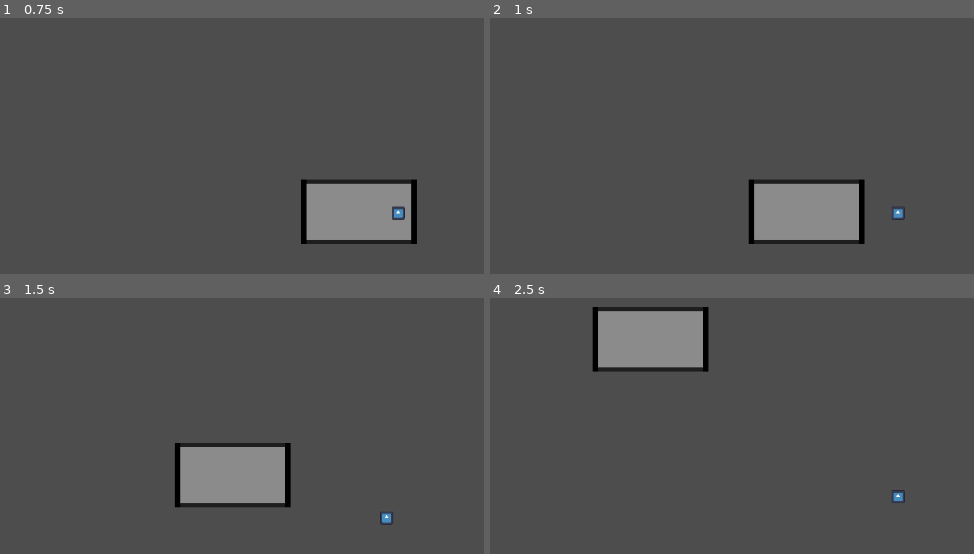
Above: before the commit, frames 1-4 (two rows, left to right).
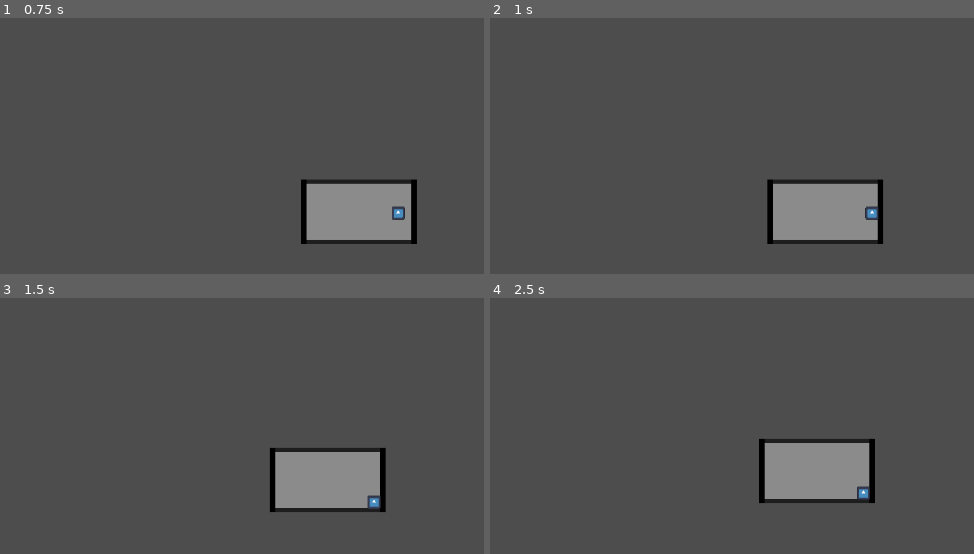
Above: after the commit, the same moments.

Repository: tiihonenleevi/Bachelor-Thesis-Project
Game: Godot game, scene res://scenes/levels/test_level.tscn
Two runs of this game, one before a commit and one after it. Both use one fixed random seed, a clock stepped at 60 frames per second and the inputs below. The engine's default icon, where the game draws it, is replaced by a stand-in: a white triangle on a blue panel in a dark square.
Inputs:
- Up to frame 1 (0.75 s): tap Enter at 0.5 s; hold D (move right) from 0.53 s (still down)
- Up to frame 2 (1 s): keep holding D (move right)
- Up to frame 3 (1.5 s): release D (move right) at 1.28 s; hold S (move down) from 1.28 s (still down)
- Up to frame 4 (2.5 s): release S (move down) at 2.03 s; hold D (move right) from 2.03 s (still down)

Frame 1 is identical in both runs. In frame 2, 2.5% of the frame differs, in the area x 53-86%, y 62-89%; in frame 3, 11%; in frame 4, 12%, in the area x 21-86%, y 3-81%.

Commit message:
Create state machine and start work on first enemy

Diff:
--- a/project.godot
+++ b/project.godot
@@ -14,6 +14,10 @@
 run/main_scene="uid://boei4coxl4qce"
 config/features=PackedStringArray("4.5", "Forward Plus")
 config/icon="res://icon.svg"
+
+[debug]
+
+gdscript/warnings/unused_signal=0
 
 [input]
 
@@ -48,4 +52,6 @@
 
 [layer_names]
 
+2d_physics/layer_1="Environment"
 2d_physics/layer_2="Player"
+2d_physics/layer_3="Enemies"
--- /dev/null
+++ b/scenes/enemies/following_enemy.tscn
@@ -0,0 +1,50 @@
+[gd_scene load_steps=8 format=3 uid="uid://bh2y1ijvkbc20"]
+
+[ext_resource type="Texture2D" uid="uid://dm5iqepxrnqqp" path="res://icon.svg" id="1_0eo00"]
+[ext_resource type="Script" uid="uid://cd118fdk6fxn3" path="res://scripts/enemies/following_enemy.gd" id="1_h52yg"]
+[ext_resource type="Script" uid="uid://ww714qnvrr8c" path="res://scripts/state_machine.gd" id="3_aejsi"]
+[ext_resource type="Script" uid="uid://dlvtkij5ndgoa" path="res://scripts/enemies/enemy_states/wander.gd" id="4_aejsi"]
+
+[sub_resource type="RectangleShape2D" id="RectangleShape2D_gqtkf"]
+size = Vector2(35, 20)
+
+[sub_resource type="SpriteFrames" id="SpriteFrames_aejsi"]
+animations = [{
+"frames": [{
+"duration": 1.0,
+"texture": ExtResource("1_0eo00")
+}],
+"loop": true,
+"name": &"default",
+"speed": 5.0
+}]
+
+[sub_resource type="RectangleShape2D" id="RectangleShape2D_0eo00"]
+size = Vector2(32, 32)
+
+[node name="FollowingEnemy" type="CharacterBody2D"]
+collision_layer = 4
+collision_mask = 3
+script = ExtResource("1_h52yg")
+
+[node name="ShapeCast2D" type="ShapeCast2D" parent="."]
+shape = SubResource("RectangleShape2D_gqtkf")
+target_position = Vector2(0, 100)
+max_results = 1
+collision_mask = 2
+
+[node name="AnimatedSprite2D" type="AnimatedSprite2D" parent="."]
+position = Vector2(-9.536743e-07, -1.999999)
+scale = Vector2(0.24999999, 0.23437501)
+sprite_frames = SubResource("SpriteFrames_aejsi")
+
+[node name="CollisionShape2D" type="CollisionShape2D" parent="."]
+position = Vector2(0, -1)
+shape = SubResource("RectangleShape2D_0eo00")
+
+[node name="StateMachine" type="Node" parent="." node_paths=PackedStringArray("current_state")]
+script = ExtResource("3_aejsi")
+current_state = NodePath("Wander")
+
+[node name="Wander" type="Node" parent="StateMachine"]
+script = ExtResource("4_aejsi")
--- a/scenes/levels/test_level.tscn
+++ b/scenes/levels/test_level.tscn
@@ -7,6 +7,9 @@
 
 [sub_resource type="RectangleShape2D" id="RectangleShape2D_fr1um"]
 size = Vector2(8, 93)
+
+[sub_resource type="PhysicsMaterial" id="PhysicsMaterial_jbqir"]
+absorbent = true
 
 [node name="TestLevel" type="Node2D"]
 
@@ -51,6 +54,7 @@
 [node name="RightWall" type="StaticBody2D" parent="."]
 position = Vector2(159, 0)
 collision_mask = 2
+physics_material_override = SubResource("PhysicsMaterial_jbqir")
 
 [node name="ColorRect" type="ColorRect" parent="RightWall"]
 offset_left = -8.0
--- a/scenes/player.tscn
+++ b/scenes/player.tscn
@@ -7,6 +7,7 @@
 size = Vector2(114.52629, 114.52632)
 
 [node name="Player" type="CharacterBody2D"]
+position = Vector2(1, 0)
 collision_layer = 2
 script = ExtResource("1_g2els")
 
@@ -15,8 +16,9 @@
 scale = Vector2(0.14843753, 0.1484375)
 texture = ExtResource("1_3vyb7")
 
-[node name="CollisionShape2D" type="CollisionShape2D" parent="Sprite2D"]
-position = Vector2(1.4305115e-05, 4.7683716e-06)
+[node name="CollisionShape2D" type="CollisionShape2D" parent="."]
+position = Vector2(-1.4999998, -0.49999976)
+scale = Vector2(0.14843753, 0.1484375)
 shape = SubResource("RectangleShape2D_g2els")
 
 [node name="Camera2D" type="Camera2D" parent="."]
--- /dev/null
+++ b/scripts/enemies/enemy_states/wander.gd
@@ -0,0 +1,14 @@
+extends State
+
+var directions: Array = ["left", "up", "right", "down"]
+
+func enter() -> void:
+	# Calls the State's implementation of enter()
+	super()
+
+func _physics_process(delta: float) -> void:
+	# Check if player is on site
+
+
+	# Get random movement direction
+	var direction = directions.pick_random()
--- /dev/null
+++ b/scripts/enemies/following_enemy.gd
@@ -0,0 +1,7 @@
+extends CharacterBody2D
+
+@onready var state_machine: StateMachine = $StateMachine
+@onready var animations: AnimatedSprite2D = $AnimatedSprite2D
+
+func _ready() -> void:
+	state_machine.init(self, animations)
--- /dev/null
+++ b/scripts/state.gd
@@ -0,0 +1,17 @@
+extends Node
+class_name State
+
+signal change_state(new_state: StringName)
+
+var animation_name: String
+var parent: CharacterBody2D
+var animations: AnimatedSprite2D
+
+## Call when entering the state
+func enter() -> void:
+	# Play the proper animation for the current state
+	animations.play(animation_name)
+
+## Call when exiting state. Handy for clean ups
+func exit() -> void:
+	pass
--- /dev/null
+++ b/scripts/state_machine.gd
@@ -0,0 +1,39 @@
+extends Node
+class_name StateMachine
+
+# Uses export so the initial state can be defined
+@export var current_state: State
+var states: Dictionary = {}
+
+## Called when the node enters the scene tree
+func init(parent: CharacterBody2D, animations: AnimatedSprite2D) -> void:
+	# Goes through all the children of the StateMachine
+	for child in get_children():
+		if child is State:
+			states[child.name] = child
+			child.animation_name = child.name
+			child.parent = parent
+			child.animations = animations
+
+			# Connects the StateMachine to the "change_state" signal
+			child.change_state.connect(on_state_changed)
+		else:
+			push_warning(child.name + " isn't a State")
+
+	# Enter the initial state
+	current_state.enter()
+
+func on_state_changed(new_state_name: StringName) -> void:
+	var new_state = states.get(new_state_name)
+
+	if new_state != null:
+		# Call the exit function of the state that we want to exit
+		current_state.exit()
+
+		# Call the enter function of the new state
+		new_state.enter()
+
+		# Change the current_state to the new state
+		current_state = new_state
+	else:
+		push_warning(new_state_name + "isn't a State")
Not shown: 1 places in scenes/levels/test_level.tscn that only renumber resources
Not shown, added: scripts/enemies/enemy_states/wander.gd.uid
Not shown, added: scripts/enemies/following_enemy.gd.uid
Not shown, added: scripts/state.gd.uid
Not shown, added: scripts/state_machine.gd.uid
